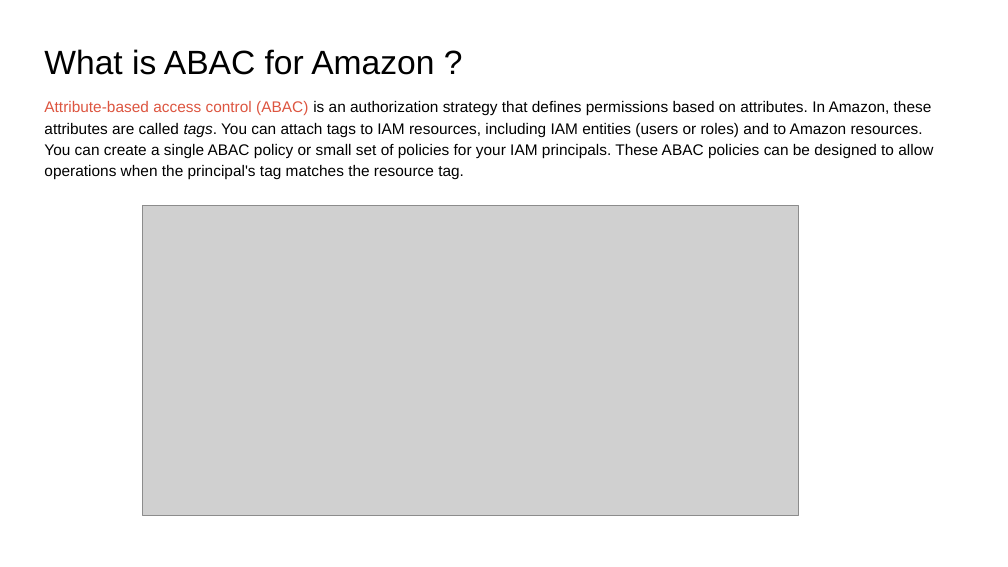
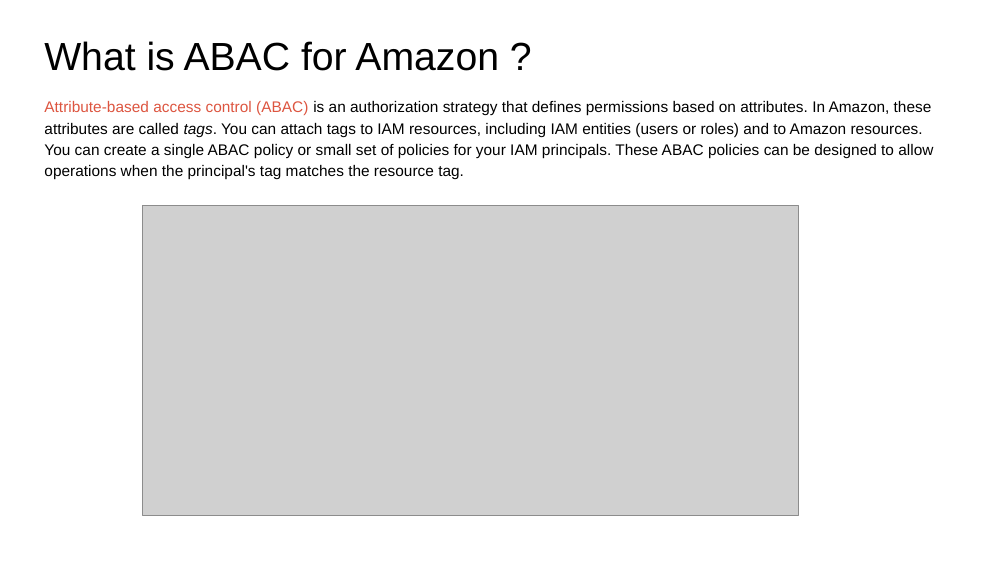
Before and after one commit to IlyaChakun/aws-iba-courses, a slide deck: slide 9 of lecture-materials/Security/00-iam/IAM.pptx (slide 8 before the commit). Drawn at 1008x567 pixels with LibreOffice and Linux fonts; fonts in the diff are those of the drawing; grey boxes stand for pictures. Boxes give left, top, right and bottom in pixels: in the first picture for what was removed or moved away, otherwise in the second. Text is boxed around its words. In the diff, an @@ line names an element or a change of style, - is before the commit and + after.

```diff
--- a/lecture-materials/Security/00-iam/IAM.pptx
+++ b/lecture-materials/Security/00-iam/IAM.pptx
@@ text "What is ABAC for Amazon ..." at box(44, 41, 499, 71): size 24 to 28 pt; line spacing 1.23 to 1; less space between paragraphs @@
```
Also in this commit, not shown: 4 other slides changed, 2 slides added, 3 slides removed, 18 other files.
